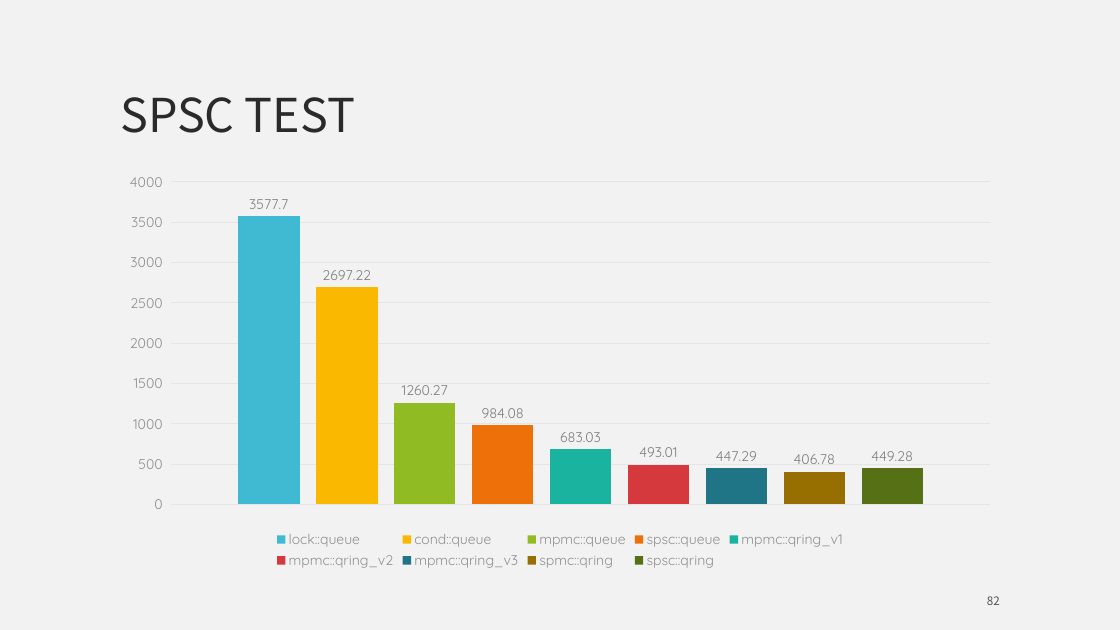
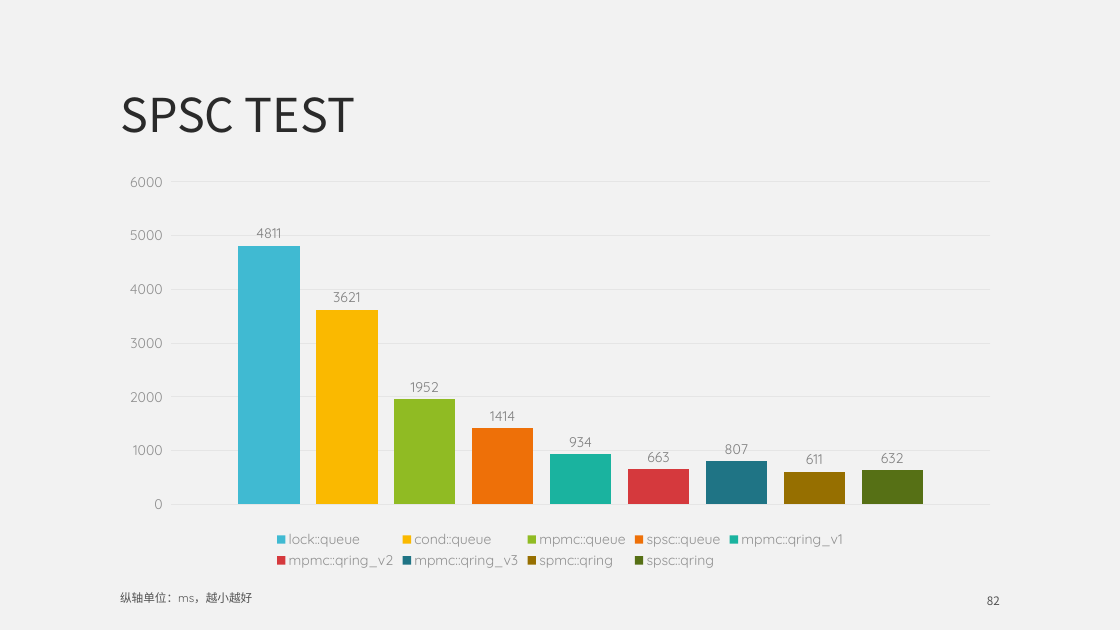
Before and after one commit to mutouyun/lock-free-queue, a slide deck: slide 82 of lock-free.pptx. Drawn at 1120x630 pixels with LibreOffice and Linux fonts; fonts in the diff are those of the drawing. Boxes give left, top, right and bottom in pixels: in the first picture for what was removed or moved away, otherwise in the second. Text is boxed around its words. In the diff, an @@ line names an element or a change of style, - is before the commit and + after.

Commit message:
update performance data & benchmark test

```diff
--- a/lock-free.pptx
+++ b/lock-free.pptx
@@ column chart at [112, 165, 1008, 572] @@
@@ lock::queue, 1: 3577.7 to 4811 @@
@@ cond::queue, 1: 2697.22 to 3621 @@
@@ mpmc::queue, 1: 1260.27 to 1952 @@
@@ spsc::queue, 1: 984.08 to 1414 @@
@@ mpmc::qring_v1, 1: 683.03 to 934 @@
@@ mpmc::qring_v2, 1: 493.01 to 663 @@
@@ mpmc::qring_v3, 1: 447.29 to 807 @@
@@ spmc::qring, 1: 406.78 to 611 @@
@@ spsc::qring, 1: 449.28 to 632 @@
@@ text added at [120, 592, 252, 603], 10 pt, text #545454 @@
+纵轴单位：ms，越小越好
```
Also in this commit, not shown: 8 other slides changed, 2 slides removed, 1 other file.
